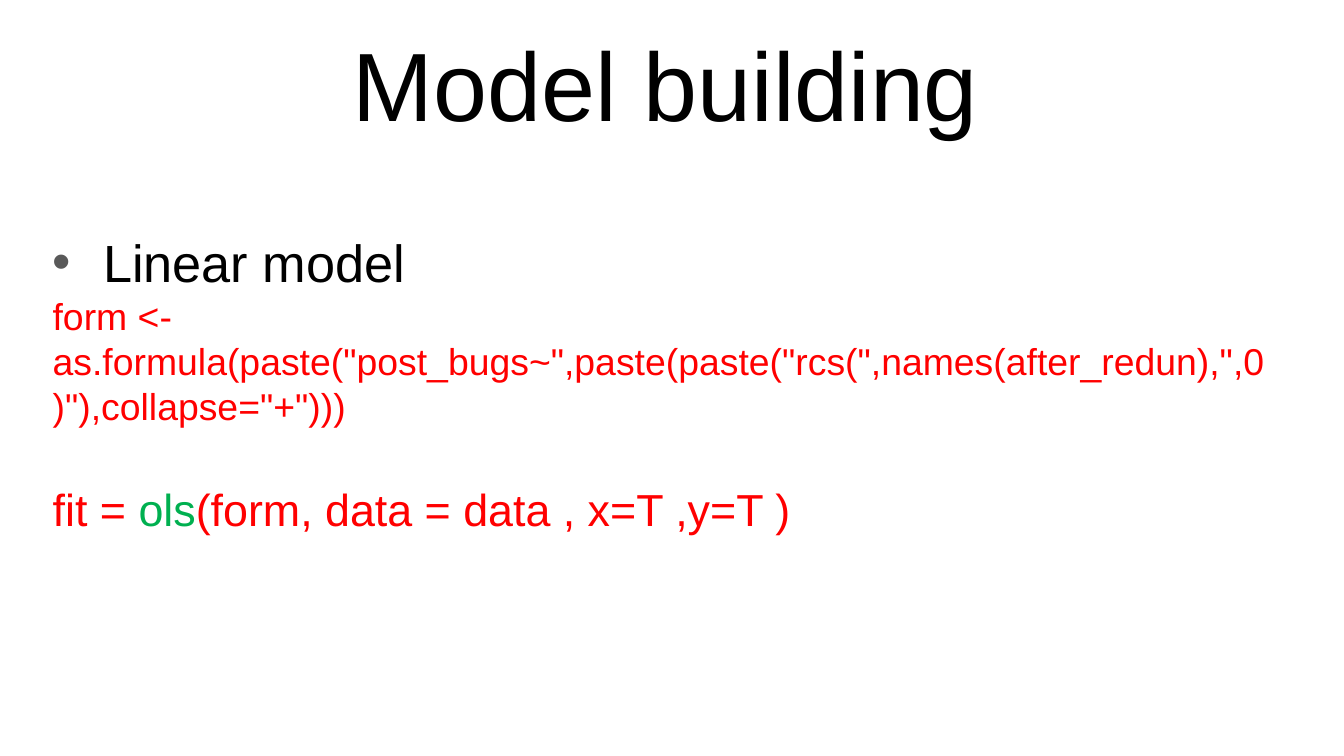
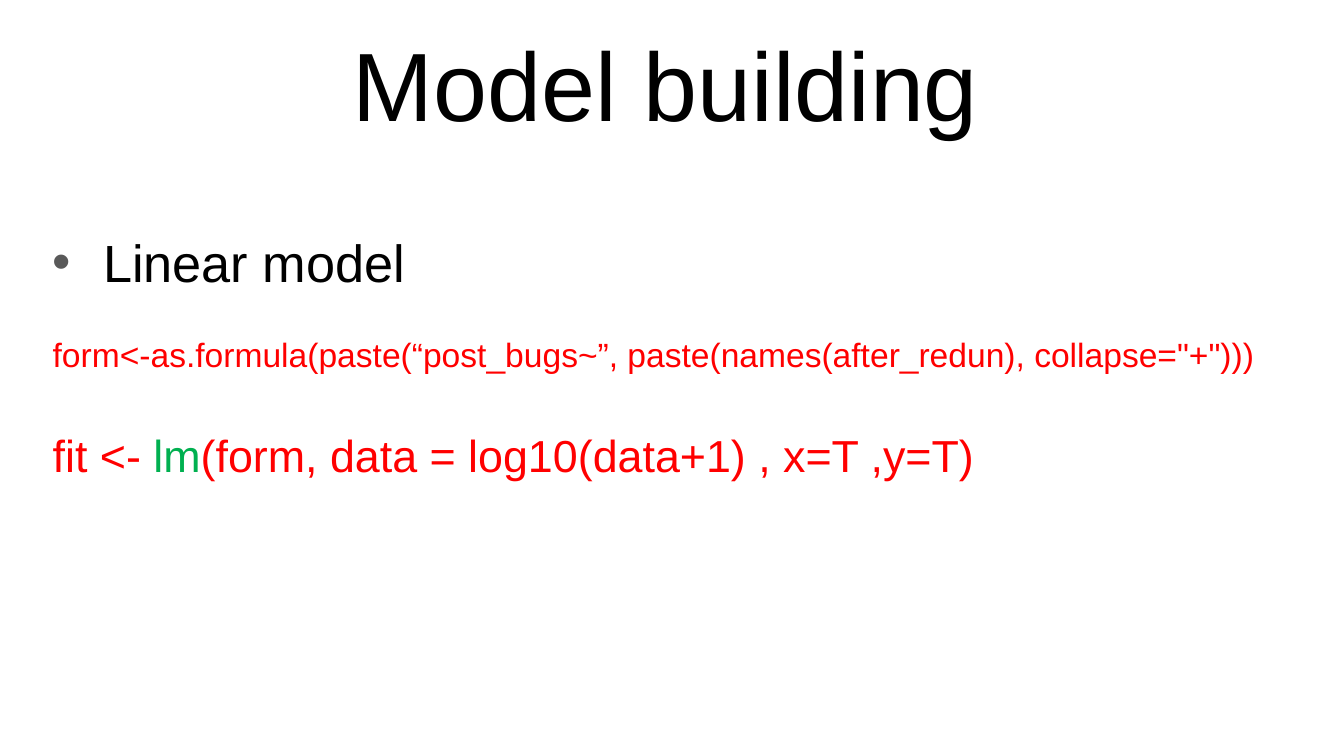
Before and after one commit to jinfuchen/R-model, a slide deck: slide 14 of R model.pptx. Drawn at 1344x756 pixels with LibreOffice and Linux fonts; fonts in the diff are those of the drawing. Boxes give left, top, right and bottom in pixels: in the first picture for what was removed or moved away, otherwise in the second. Text is boxed around its words. In the diff, an @@ line names an element or a change of style, - is before the commit and + after.

```diff
--- a/R model.pptx
+++ b/R model.pptx
@@ subtitle at bbox=[53, 342, 1254, 481]: text changed; size 20 to 18 pt @@
-form <- as.formula(paste("post_bugs~",paste(paste("rcs(",names(after_redun),",0)"),collapse="+")))
-fit = ols(form, data = data , x=T ,y=T )
+form<-as.formula(paste(“post_bugs~”, paste(names(after_redun), collapse="+")))
+fit <- lm(form, data = log10(data+1) , x=T ,y=T)
```
Also in this commit, not shown: 12 other slides changed, 5 slides added, 1 other file.
